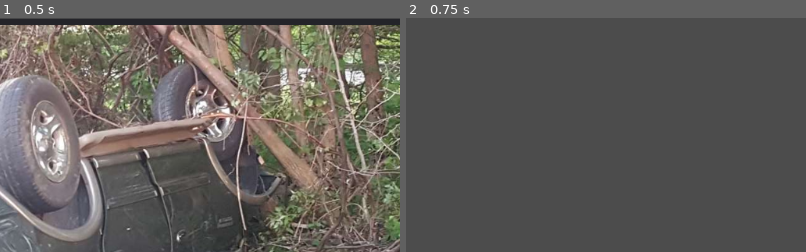
Above: before the commit, frames 1-2 (left to right).
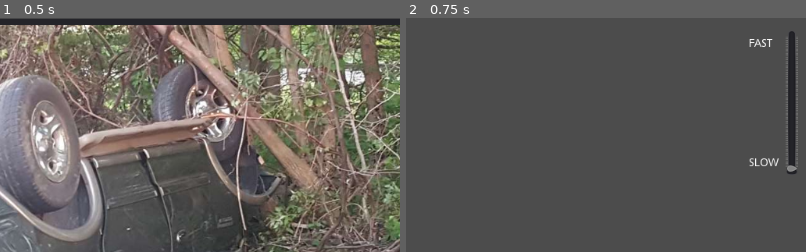
Above: after the commit, the same moments.

Repository: DevinPentecost/gmtkjam-2019
Game: Godot game, scene res://main_scenes/main_menu.tscn
Same seed, same stepped clock (60 frames per second), same inputs: the game is played once before the commit and once after it.
Inputs:
- Up to frame 1 (0.5 s): no input
- Up to frame 2 (0.75 s): click "START GAME" at 0.5 s
The pictures show only the part of the screen within x 47-97%, y 0-50%; the shares and areas given below are measured in that part.

Frame 1 is identical in both runs. In frame 2, 1.5% of the frame differs, in the area x 85-98%, y 5-67%.

Commit message:
Add engine sound effect to game scene

Diff:
--- /dev/null
+++ b/project/main_scenes/game_scene.gd
@@ -0,0 +1,12 @@
+extends Node2D
+
+# Declare member variables here. Examples:
+# var a = 2
+# var b = "text"
+
+# Called when the node enters the scene tree for the first time.
+func _ready():
+	pass # Replace with function body.
+
+func _on_slider_speed_value_changed(value):
+	$driving_engine_sound.pitch_scale = value
--- a/project/main_scenes/game_scene.tscn
+++ b/project/main_scenes/game_scene.tscn
@@ -1,6 +1,10 @@
-[gd_scene format=2]
+[gd_scene load_steps=3 format=2]
+
+[ext_resource path="res://main_scenes/game_scene.gd" type="Script" id=1]
+[ext_resource path="res://objects/audio/driving_engine_sound.tscn" type="PackedScene" id=2]
 
 [node name="node_toplevel" type="Node2D"]
+script = ExtResource( 1 )
 
 [node name="label_hello" type="Label" parent="."]
 margin_right = 40.0
@@ -307,3 +311,30 @@
 HELLO WELCOME TO THE GAME
 HELLO WELCOME TO THE GAME
 "
+
+[node name="slider_speed" type="VSlider" parent="."]
+margin_left = 946.0
+margin_top = 16.0
+margin_right = 1013.0
+margin_bottom = 201.0
+tick_count = 100
+ticks_on_borders = false
+
+[node name="label_speed" type="Label" parent="slider_speed"]
+margin_left = -22.0
+margin_top = 10.0
+margin_right = 18.0
+margin_bottom = 24.0
+text = "FAST
+
+
+
+
+
+
+
+
+SLOW"
+
+[node name="driving_engine_sound" parent="." instance=ExtResource( 2 )]
+[connection signal="value_changed" from="slider_speed" to="." method="_on_slider_speed_value_changed"]
--- /dev/null
+++ b/project/objects/audio/driving_engine_sound.gd
@@ -0,0 +1,28 @@
+extends Node2D
+
+# Allowed range for the audio stream player
+export var pitch_min = 0.60 # Audio pitch at minimum scale (0)
+export var pitch_max = 1.20 # Audio pitch at maximum scale (100)
+
+# Other scripts will want to set this value
+var pitch_scale = 0 setget set_pitch_scale, get_pitch_scale
+
+# Called when the node enters the scene tree for the first time.
+func _ready():
+	$audioplayer_engine.playing = true
+	$audioplayer_engine.pitch_scale = pitch_min
+
+func get_pitch_scale():
+	return pitch_scale
+
+func set_pitch_scale(_pitch_scale):
+	# We need to convert the input value (0 -> 100)
+	var in_min = 0
+	var in_max = 100
+
+	# Clamp the value to the input range
+	pitch_scale = max(in_min, min(in_max, _pitch_scale))
+	var new_value = (pitch_min) + ((pitch_max - pitch_min) * (pitch_scale - in_min)/(in_max - in_min))
+
+	# Instruct the audio player to change pitch
+	$audioplayer_engine.pitch_scale = new_value
--- /dev/null
+++ b/project/objects/audio/driving_engine_sound.tscn
@@ -0,0 +1,10 @@
+[gd_scene load_steps=3 format=2]
+
+[ext_resource path="res://objects/audio/driving_engine_sound.gd" type="Script" id=1]
+[ext_resource path="res://audio_resources/engine_driving.ogg" type="AudioStream" id=2]
+
+[node name="driving_engine_sound" type="Node2D"]
+script = ExtResource( 1 )
+
+[node name="audioplayer_engine" type="AudioStreamPlayer2D" parent="."]
+stream = ExtResource( 2 )
Not shown, added: project/audio_resources/engine_driving.ogg.import
Not shown, added: project/audio_resources/engine_driving.ogg
Not shown, removed: project/audio_resources/foley_sfx_data/e08/d08/e0808005.au
Not shown, removed: project/audio_resources/foley_sfx_data/e08/d08/e080802e.au
Not shown, removed: project/audio_resources/foley_sfx_data/e08/d08/e0808076.au
Not shown, removed: project/audio_resources/foley_sfx_data/e08/d08/e0808079.au
Not shown, removed: project/audio_resources/foley_sfx_data/e08/d08/e08080a3.au
Not shown, removed: project/audio_resources/foley_sfx_data/e08/d08/e08080e9.au
Not shown, removed: project/audio_resources/foley_sfx_data/e08/d08/e08080fb.au
Not shown, removed: project/audio_resources/foley_sfx_data/e08/d08/e0808122.au
Not shown, removed: project/audio_resources/foley_sfx_data/e08/d08/e080815e.au
Not shown, removed: project/audio_resources/foley_sfx_data/e08/d08/e0808180.au
(and 78 more such lines)
